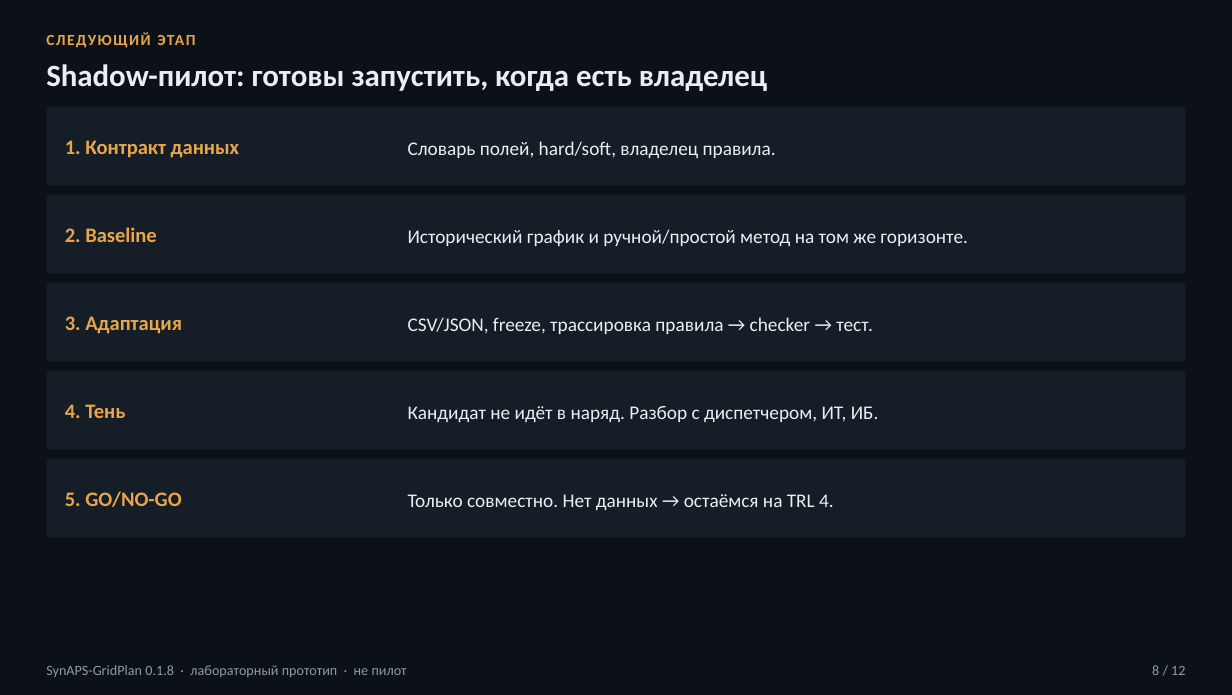
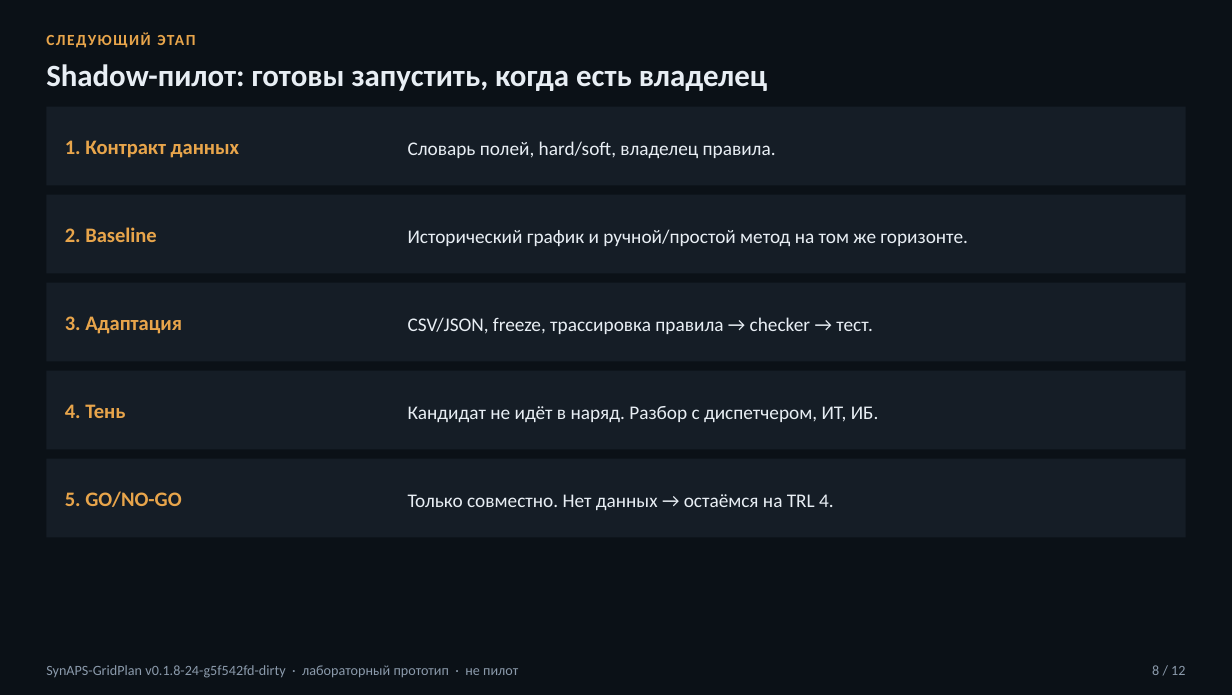
Before and after one commit to KonkovDV/SynAPS-GridPlan, a slide deck: slide 8 of SynAPS_v8_Evidence.pptx. Drawn at 1232x695 pixels with LibreOffice and Linux fonts; fonts in the diff are those of the drawing. Boxes give left, top, right and bottom in pixels: in the first picture for what was removed or moved away, otherwise in the second. Text is boxed around its words. In the diff, an @@ line names an element or a change of style, - is before the commit and + after.

```diff
--- a/SynAPS_v8_Evidence.pptx
+++ b/SynAPS_v8_Evidence.pptx
@@ text at box(46, 665, 518, 678): text changed @@
-SynAPS-GridPlan 0.1.8 · лабораторный прототип · не пилот
+SynAPS-GridPlan v0.1.8-24-g5f542fd-dirty · лабораторный прототип · не пилот
```
Also in this commit, not shown: 11 other slides changed, 16 other files.
